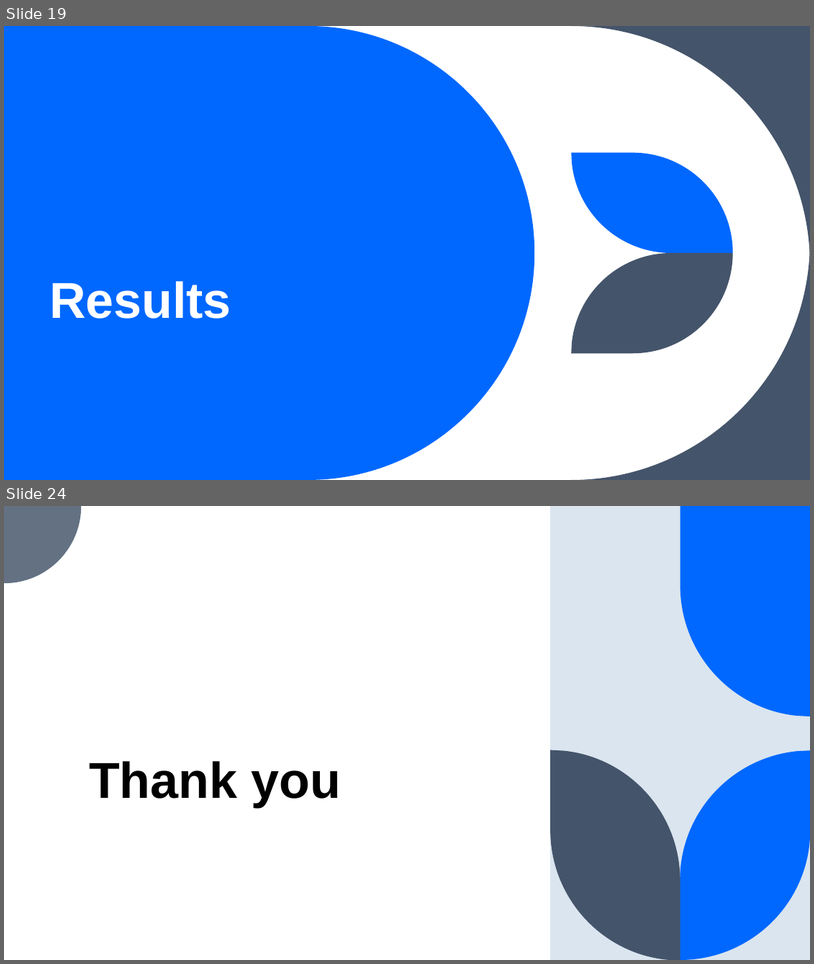
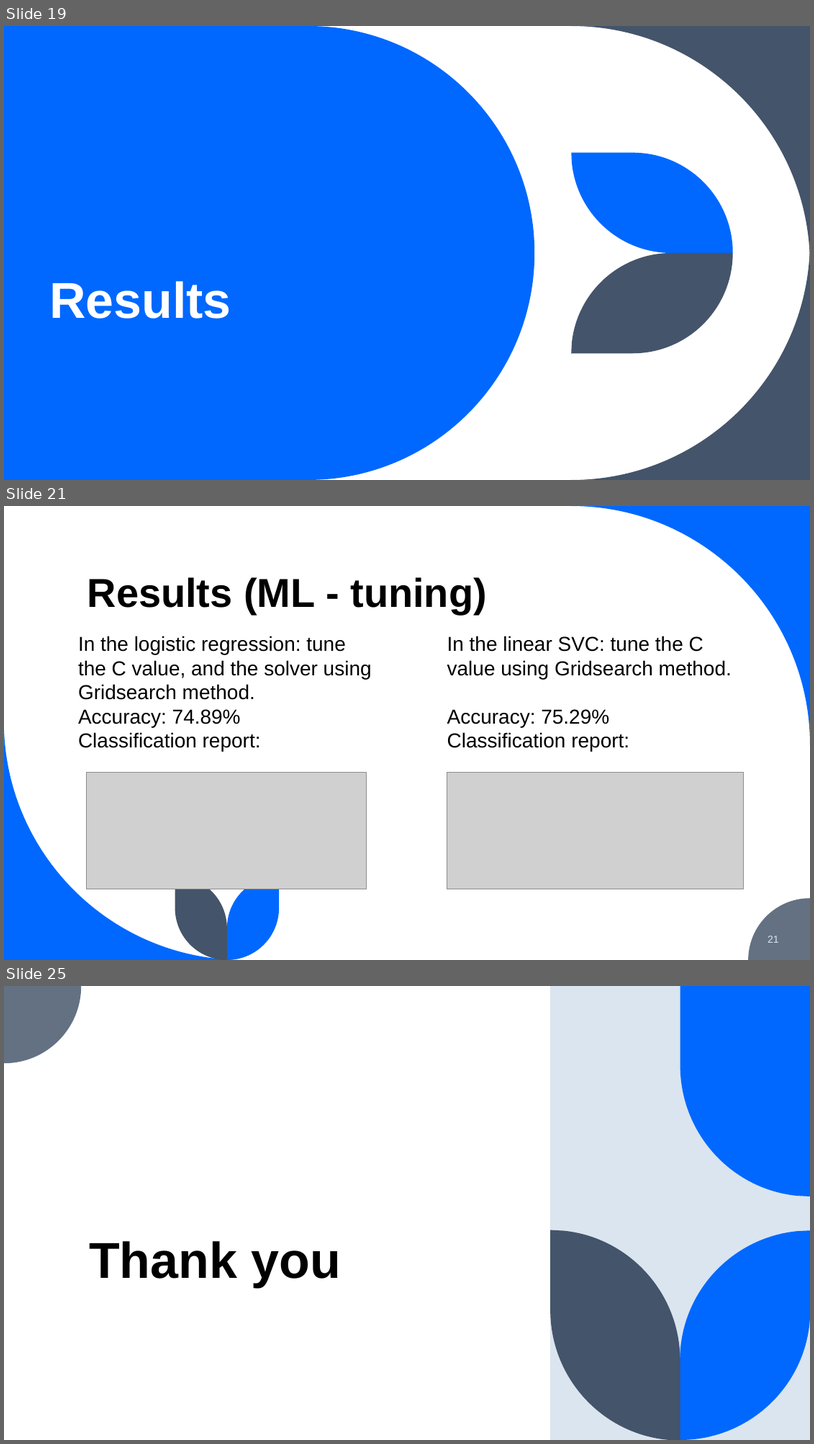
Before and after one commit to Fatmakaram97/Zep-task, a slide deck: Mental classes presentation.pptx. Shown one above the other, each under a label of ours: slides 19 and 24 before the commit, slides 19, 21 and 25 after it; the slides between them are not shown. The pictures are 814x964 and 814x1444 pixels, drawn with LibreOffice and Linux fonts; fonts in the diff are those of the drawing; grey boxes stand for pictures. Boxes give left, top, right and bottom in pixels: in the first picture for what was removed or moved away, otherwise in the second. Text is boxed around its words. In the diff, an @@ line names an element or a change of style, - is before the commit and + after.

```diff
--- a/Mental classes presentation.pptx
+++ b/Mental classes presentation.pptx
@@ slide 21 added at box(4, 506, 810, 960), background #FFFFFF @@
@@ freeform shape added at box(571, 506, 810, 745), fill #0068FF @@
@@ title added at box(88, 577, 486, 614), 48 pt, text #000000, bold @@
+Results (ML - tuning)
@@ text added at box(78, 636, 372, 751), 24 pt, text #000000 @@
+In the logistic regression: tune the C value, and the solver using Gridsearch method.
+Accuracy: 74.89%
+Classification report:
@@ text added at box(448, 636, 732, 751), 24 pt, text #000000 @@
+In the linear SVC: tune the C value using Gridsearch method.
+Accuracy: 75.29%
+Classification report:
@@ freeform shape added at box(4, 721, 243, 960), fill #0068FF @@
@@ picture added at box(86, 772, 366, 888) @@
@@ picture added at box(447, 772, 744, 888) @@
@@ freeform shape added at box(175, 876, 227, 960), fill #44546A @@
@@ freeform shape added at box(227, 876, 280, 960), fill #0068FF @@
@@ freeform shape added at box(748, 898, 810, 960), fill #637183 @@
@@ page number added at box(768, 935, 779, 942), 12 pt, text #DAE5EF @@
+21
@@ what was slide 24 is now slide 25 @@
```
Also in this commit, not shown: 6 slides changed, 16 other slides added, 16 slides removed, 2 other files.
